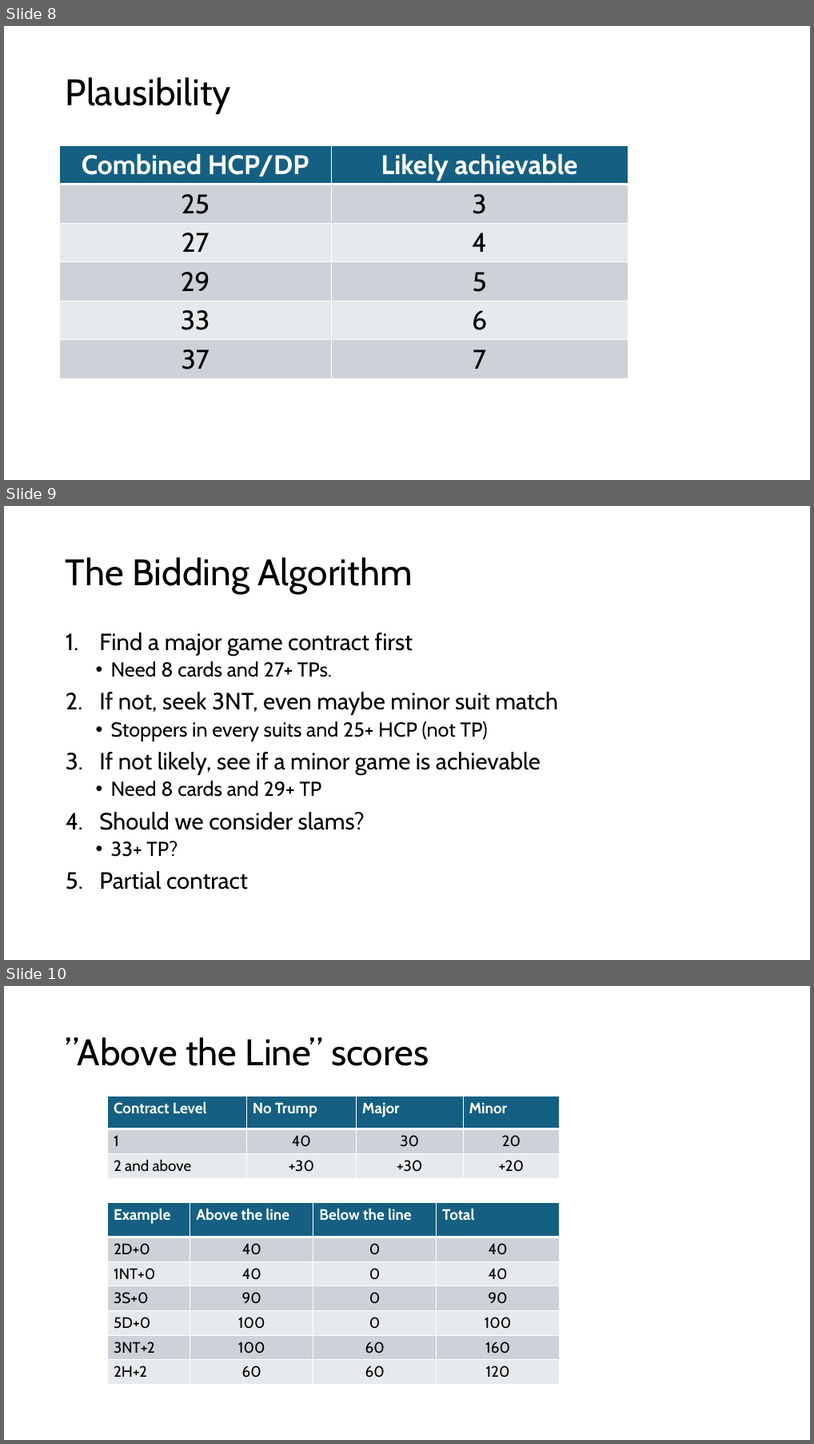
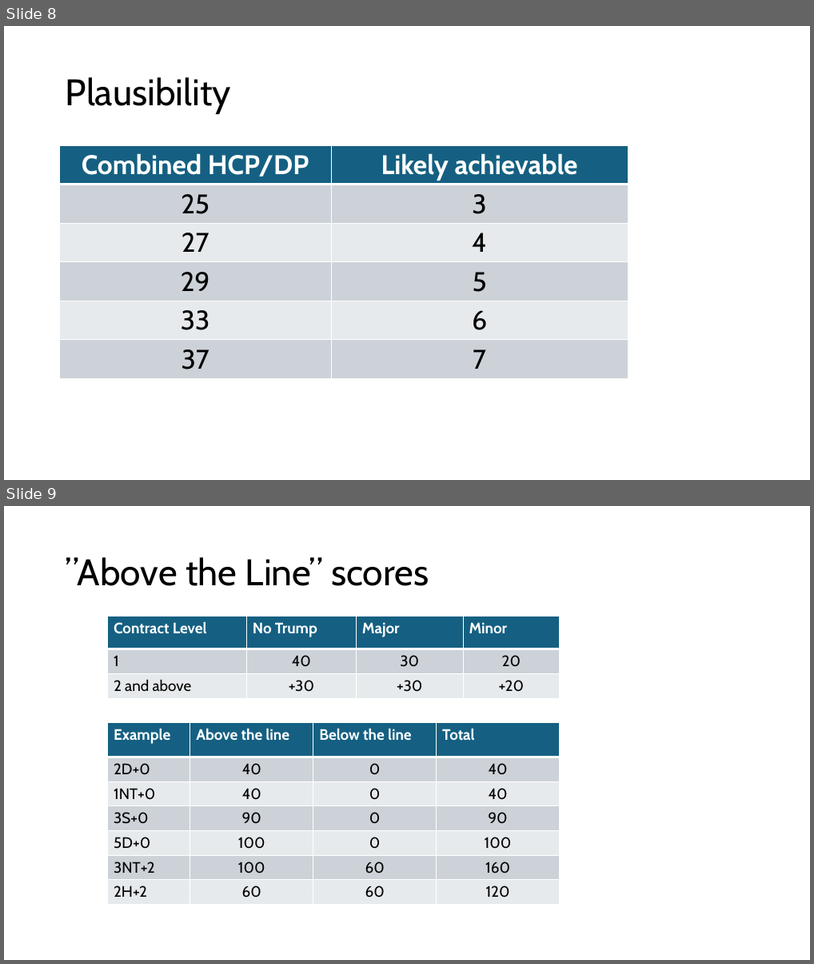
Before and after one commit to sywhub/bridge101, a slide deck: lectures.pptx. Shown one above the other, each under a label of ours: slides 8, 9 and 10 before the commit, slides 8 and 9 after it. The pictures are 814x1444 and 814x964 pixels, drawn with LibreOffice and Linux fonts; fonts in the diff are those of the drawing; background and template pictures are left out. Boxes give left, top, right and bottom in pixels: in the first picture for what was removed or moved away, otherwise in the second. Text is boxed around its words. In the diff, an @@ line names an element or a change of style, - is before the commit and + after.

```diff
--- a/lectures.pptx
+++ b/lectures.pptx
@@ slide 9 removed at bbox=[4, 506, 810, 960], background #FFFFFF @@
@@ title removed at bbox=[66, 557, 413, 594] @@
-The Bidding Algorithm
@@ text removed at bbox=[99, 632, 558, 889] @@
-1. Find a major game contract first
-  • Need 8 cards and 27+ TPs.
-2. If not, seek 3NT, even maybe minor suit match
-  • Stoppers in every suits and 25+ HCP (not TP)
-3. If not likely, see if a minor game is achievable
-  • Need 8 cards and 29+ TP
-4. Should we consider slams?
-  • 33+ TP?
-5. Partial contract
@@ what was slide 10 is now slide 9 @@
```
Also in this commit, not shown: 3 slides changed, 17 slides added, 1 other slide removed, 3 other files.
